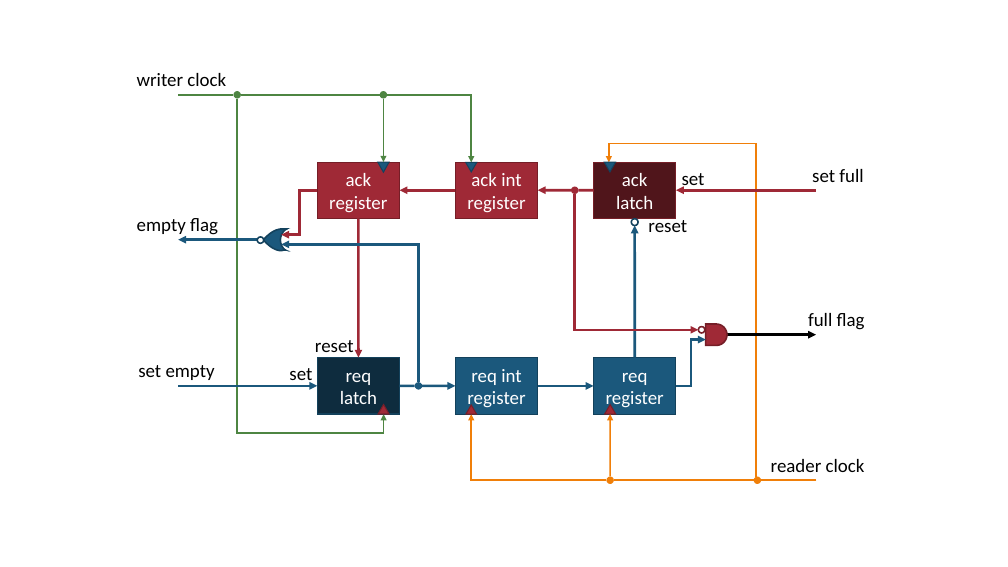
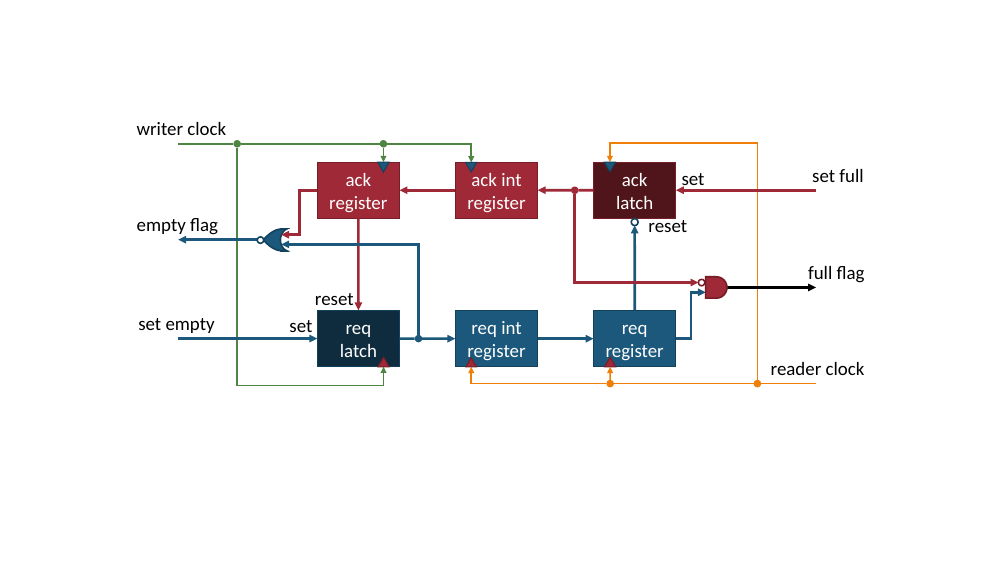
Before and after one commit to snaphat/phd_aaron_landwehr, a slide deck: slide 1 of fig/full_empty_circuit.pptx. Drawn at 1008x567 pixels with LibreOffice and Linux fonts; fonts in the diff are those of the drawing. Boxes give left, top, right and bottom in pixels: in the first picture for what was removed or moved away, otherwise in the second. Text is boxed around its words. In the diff, an @@ line names an element or a change of style, - is before the commit and + after.

```diff
--- a/fig/full_empty_circuit.pptx
+++ b/fig/full_empty_circuit.pptx
@@ 2 ellipses, 2 lines, 1 text: place and size @@
-2 ellipses, 2 lines, 1 text at (137, 73, 387, 98)
+2 ellipses, 2 lines, 1 text at (137, 122, 387, 147)
@@ elbow arrow moved from (237, 98) - (383, 414) to (237, 147) - (383, 367) @@
@@ arrow moved from (383, 98) - (383, 162) to (383, 147) - (383, 162) @@
@@ elbow arrow moved from (387, 95) - (471, 163) to (387, 144) - (471, 163) @@
@@ elbow arrow moved from (756, 477) - (609, 163) to (758, 380) - (610, 162) @@
@@ elbow arrow moved from (575, 194) - (699, 330) to (575, 194) - (699, 283) @@
@@ arrow moved from (358, 219) - (358, 358) to (358, 219) - (358, 311) @@
@@ arrow moved from (635, 358) - (635, 225) to (635, 311) - (635, 225) @@
@@ elbow arrow moved from (419, 382) - (281, 244) to (419, 335) - (281, 244) @@
@@ 3 rectangles, 3 texts, 3 triangles, 3 arrows, 2 ellipses, 1 line, 1 elbow arrow, 1 flow chart delay: place and size @@
-3 rectangles, 3 texts, 3 triangles, 3 arrows, 2 ellipses, 1 line, 1 elbow arrow, 1 flow chart delay at (138, 313, 865, 414)
+3 rectangles, 3 texts, 3 triangles, 3 arrows, 2 ellipses, 1 line, 1 elbow arrow, 1 flow chart delay at (138, 266, 865, 368)
@@ arrow moved from (816, 335) - (727, 335) to (816, 287) - (727, 287) @@
@@ text "set": place and size @@
-text "set" at (289, 368, 312, 385)
+text "set" at (289, 320, 312, 338)
@@ elbow arrow moved from (606, 480) - (471, 414) to (606, 383) - (471, 367) @@
@@ arrow moved from (610, 476) - (610, 414) to (610, 380) - (610, 367) @@
@@ 2 ellipses, 2 lines, 1 text: place and size @@
-2 ellipses, 2 lines, 1 text at (606, 459, 865, 484)
+2 ellipses, 2 lines, 1 text at (606, 362, 865, 388)
```
Also in this commit, not shown: 1 other file.
